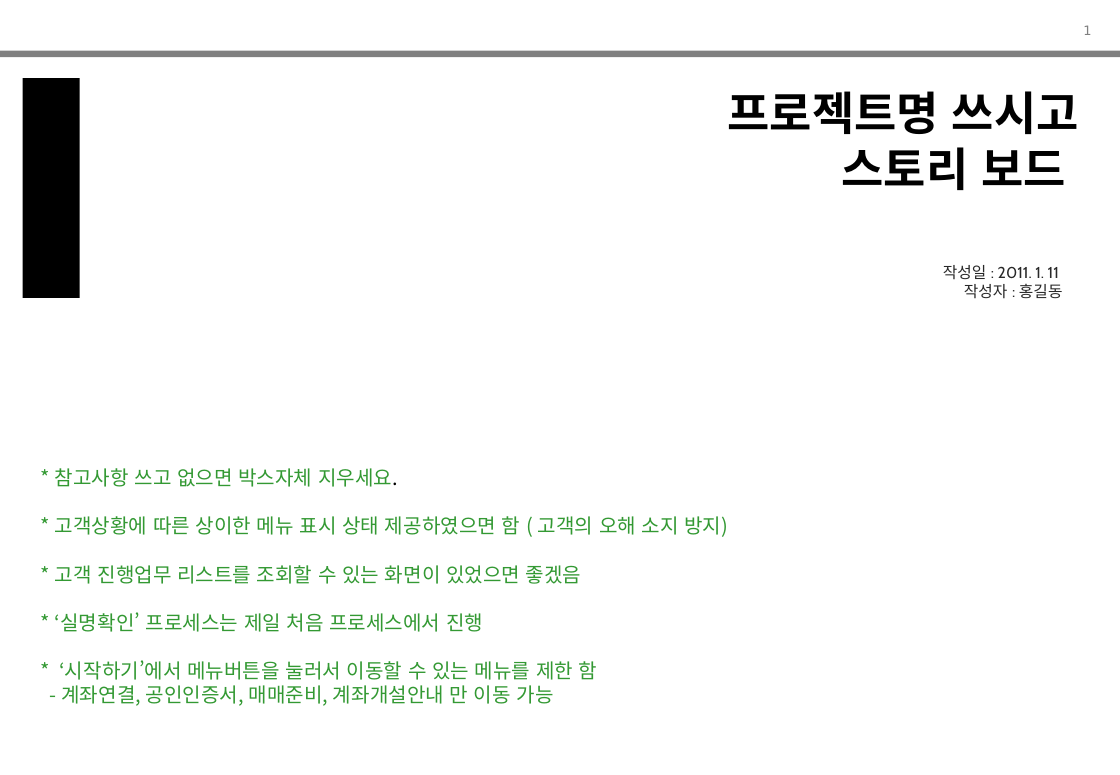
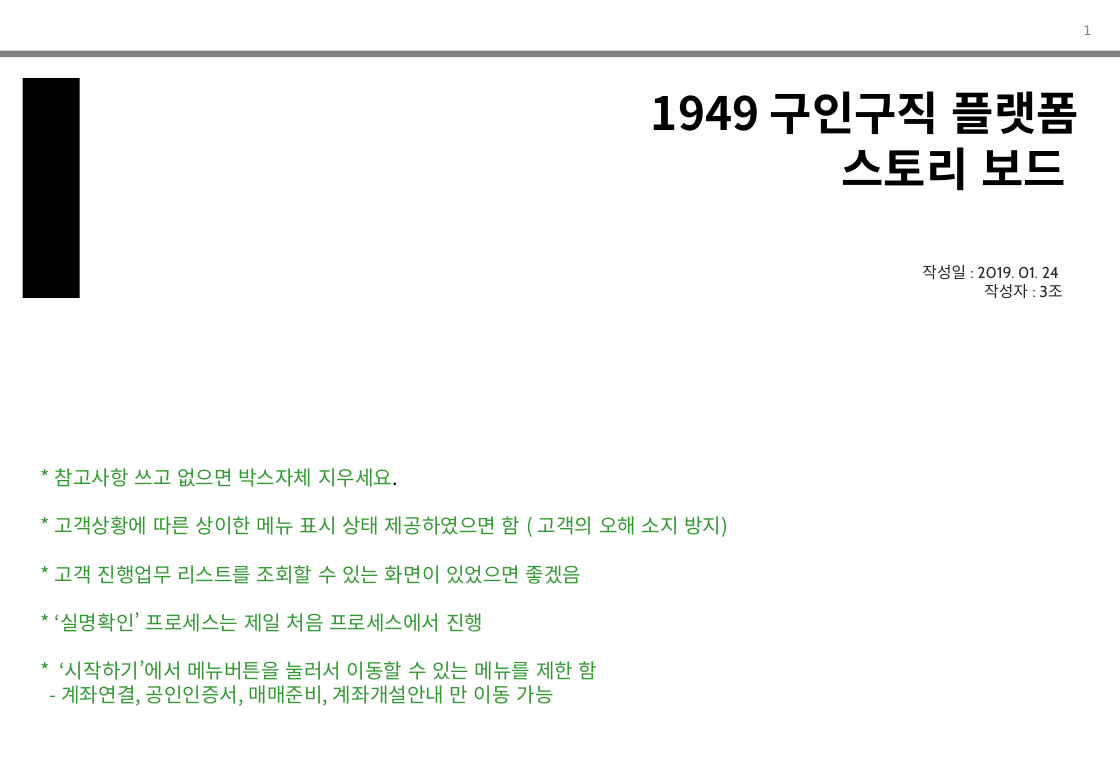
Before and after one commit to WABA82/1949, a slide deck: slide 1 of 02.설계/UI 설계서(초안)_.ppt. Drawn at 1120x775 pixels with LibreOffice and Linux fonts; fonts in the diff are those of the drawing. Boxes give left, top, right and bottom in pixels: in the first picture for what was removed or moved away, otherwise in the second. Text is boxed around its words. In the diff, an @@ line names an element or a change of style, - is before the commit and + after.

```diff
--- a/02.설계/UI 설계서(초안)_.ppt
+++ b/02.설계/UI 설계서(초안)_.ppt
@@ text at (x1=651, y1=91, x2=1079, y2=190): text changed @@
-프로젝트명 쓰시고
-스토리 보드
+1949 구인구직 플랫폼
+스토리 보드
@@ text at (x1=922, y1=265, x2=1062, y2=299): text changed @@
-작성일 : 2011. 1. 11
-작성자 : 홍길동
+작성일 : 2019. 01. 24
+작성자 : 3조
```
Also in this commit, not shown: 22 other slides changed.
